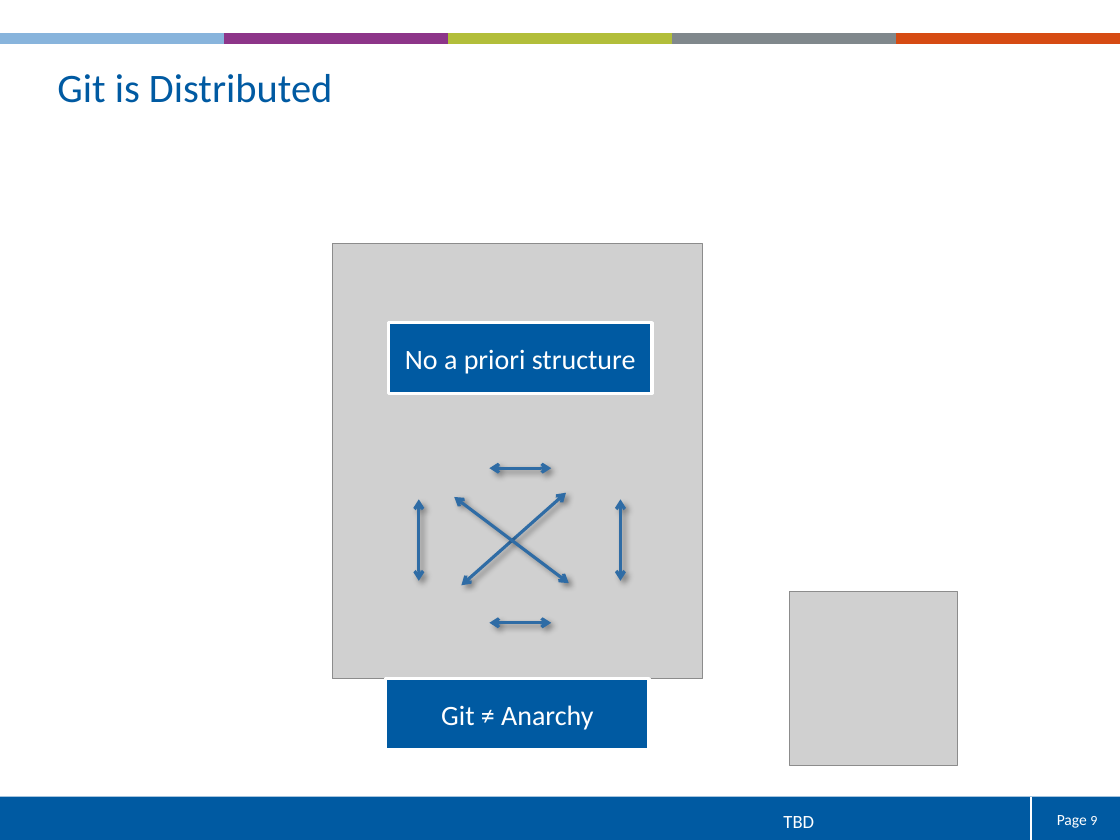
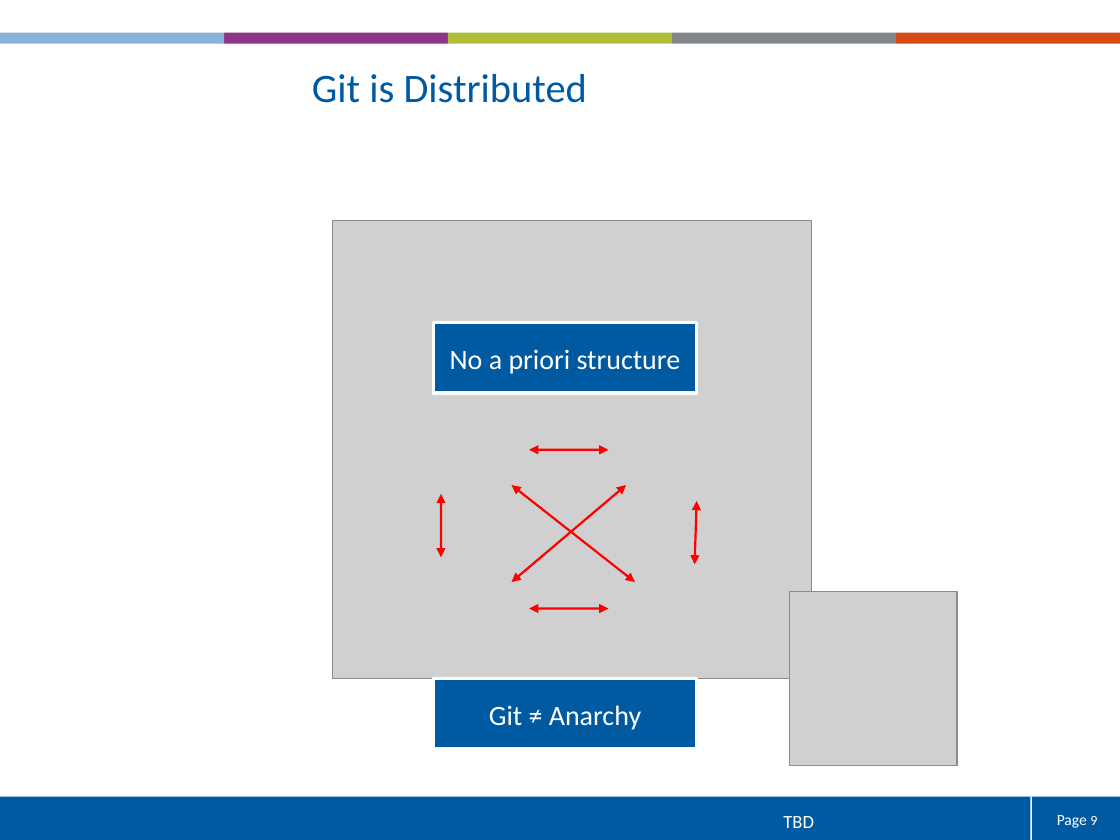
Before and after one commit to tpaskap/GITDOC, a slide deck: slide 9 of ppt/FR_Formation_GIT.pptx. Drawn at 1120x840 pixels with LibreOffice and Linux fonts; fonts in the diff are those of the drawing; grey boxes stand for pictures; background and template pictures are left out. Boxes give left, top, right and bottom in pixels: in the first picture for what was removed or moved away, otherwise in the second. Text is boxed around its words. In the diff, an @@ line names an element or a change of style, - is before the commit and + after.

```diff
--- a/ppt/FR_Formation_GIT.pptx
+++ b/ppt/FR_Formation_GIT.pptx
@@ text "Git is Distributed": place and size @@
-text "Git is Distributed" at [57, 74, 332, 103]
+text "Git is Distributed" at [312, 74, 587, 103]
@@ text "Git is Distributed" at [312, 74, 587, 103]: alignment left to centre @@
@@ picture: place and size @@
-picture at [333, 244, 703, 679]
+picture at [333, 221, 812, 679]
@@ rectangle "No a priori structure": place and size @@
-rectangle "No a priori structure" at [389, 323, 652, 393]
+rectangle "No a priori structure" at [433, 323, 697, 393]
@@ rectangle "No a priori structure" at [433, 323, 697, 393]: outline #FFFFFF 2 pt to #FFFFFF 2.01 pt @@
@@ double arrow moved from (489, 468) - (551, 468) to (529, 450) - (608, 450) @@
@@ double arrow (529, 450) - (608, 450): stroke #2F6CA5 2 pt to #FF0000 1.42 pt; arrowheads changed @@
@@ double arrow moved from (419, 581) - (419, 500) to (441, 558) - (441, 494) @@
@@ double arrow (441, 558) - (441, 494): stroke #2F6CA5 2 pt to #FF0000 1.42 pt; arrowheads changed @@
@@ double arrow moved from (569, 584) - (455, 497) to (512, 582) - (626, 485) @@
@@ double arrow (512, 582) - (626, 485): stroke #2F6CA5 2 pt to #FF0000 1.42 pt; arrowheads changed @@
@@ double arrow moved from (461, 586) - (566, 493) to (512, 485) - (635, 582) @@
@@ double arrow (512, 485) - (635, 582): stroke #2F6CA5 2 pt to #FF0000 1.42 pt; arrowheads changed @@
@@ double arrow moved from (620, 581) - (620, 500) to (694, 564) - (697, 501) @@
@@ double arrow (694, 564) - (697, 501): stroke #2F6CA5 2 pt to #FF0000 1.42 pt; arrowheads changed @@
@@ double arrow moved from (489, 623) - (551, 623) to (529, 608) - (608, 608) @@
@@ double arrow (529, 608) - (608, 608): stroke #2F6CA5 2 pt to #FF0000 1.42 pt; arrowheads changed @@
@@ rectangle "Git ≠ Anarchy" at [433, 679, 697, 749]: outline #FFFFFF 2 pt to #FFFFFF 2.01 pt @@
@@ rectangle "Git ≠ Anarchy": place and size @@
-rectangle "Git ≠ Anarchy" at [385, 679, 648, 749]
+rectangle "Git ≠ Anarchy" at [433, 679, 697, 749]
```
Also in this commit, not shown: 12 other slides changed, 4 slides added, 5 slides removed.
